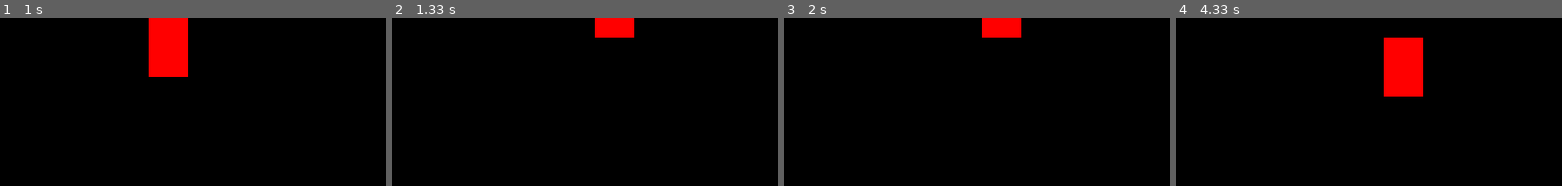
Above: before the commit, frames 1-4 (left to right).
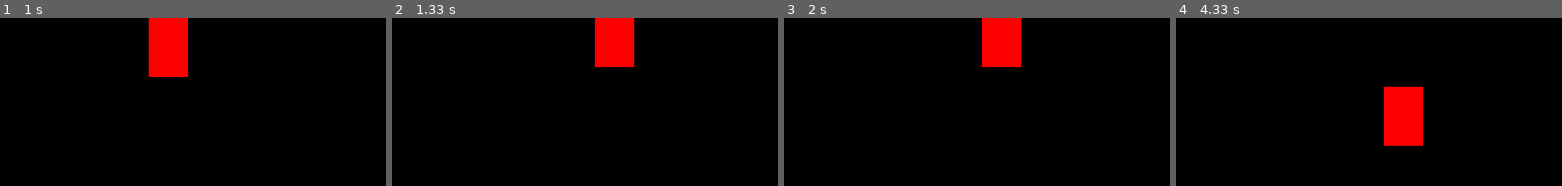
Above: after the commit, the same moments.

Repository: magibeg/Python
Game: pygame game, started from Random Short Programs/firstGame.py
Two runs of this game, one before a commit and one after it. Both use one fixed random seed, a clock stepped at 60 frames per second and the inputs below.
Inputs:
- Up to frame 1 (1 s): hold Right 0.33-0.8 s; hold Up from 0.83 s (still down)
- Up to frame 2 (1.33 s): release Up at 1.13 s; hold Right from 1.17 s (still down)
- Up to frame 3 (2 s): release Right at 1.63 s; hold Left from 1.67 s (still down)
- Up to frame 4 (4.33 s): release Left at 2.2 s; hold Down 2.23-2.53 s; hold Left 2.57-2.97 s; hold Up 3-3.37 s; hold Right 3.4-4.03 s; hold Down from 4.07 s (still down)

Frame 1 is identical in both runs. In frame 2, 1.8% of the frame differs, in the area x 52-63%, y 11-30%; in frame 3, 1.8%; in frame 4, 6.0%, in the area x 53-65%, y 11-77%.

Commit message:
added bounds checking

Diff:
--- a/Random Short Programs/firstGame.py
+++ b/Random Short Programs/firstGame.py
@@ -4,8 +4,10 @@
 #initializes pygame
 pygame.init()
 
+MAX_WIDTH = int(640)
+MAX_HEIGHT = int(480)
 #sets the size of the window
-win = pygame.display.set_mode((640, 480))
+win = pygame.display.set_mode((MAX_WIDTH, MAX_HEIGHT))
 
 #sets the caption for the window
 pygame.display.set_caption("First Game")
@@ -17,6 +19,7 @@
 height = 60
 #the velocity that the shape moves by
 vel = 5
+
 
 #the main loop flag
 run = True
@@ -34,13 +37,19 @@
 
     #basic movement based on key presses
     if keys[pygame.K_LEFT]:
-        x -= vel
+        #does a bounds check to make sure the shape doesn't go off the screen
+        if x >= (0 - vel):
+            x -= vel
     if keys[pygame.K_RIGHT]:
-        x += vel
+        #have to take the size of the shape into account for the right and bottom sides for bounds checking
+        if x <= ((MAX_WIDTH - width) + vel):
+            x += vel
     if keys[pygame.K_UP]:
-        y -= vel
+        if y >= (0 - vel):
+            y -= vel
     if keys[pygame.K_DOWN]:
-        y += vel
+        if y <= ((MAX_HEIGHT - height) + vel):
+            y += vel
 
     #quits the game if you press 'q'
     if keys[pygame.K_q]:
